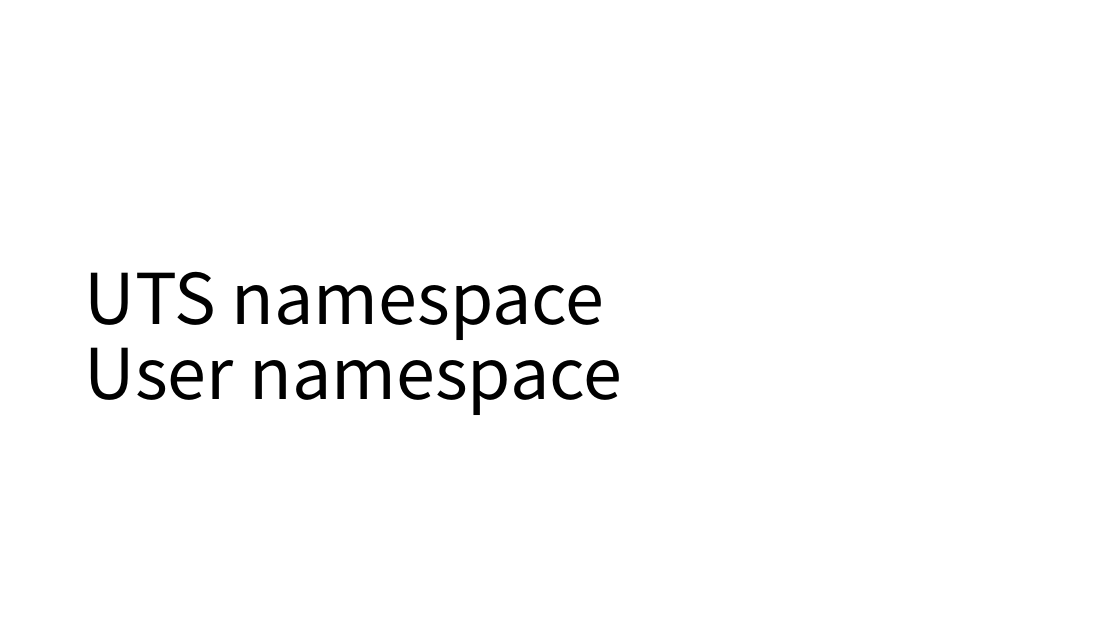
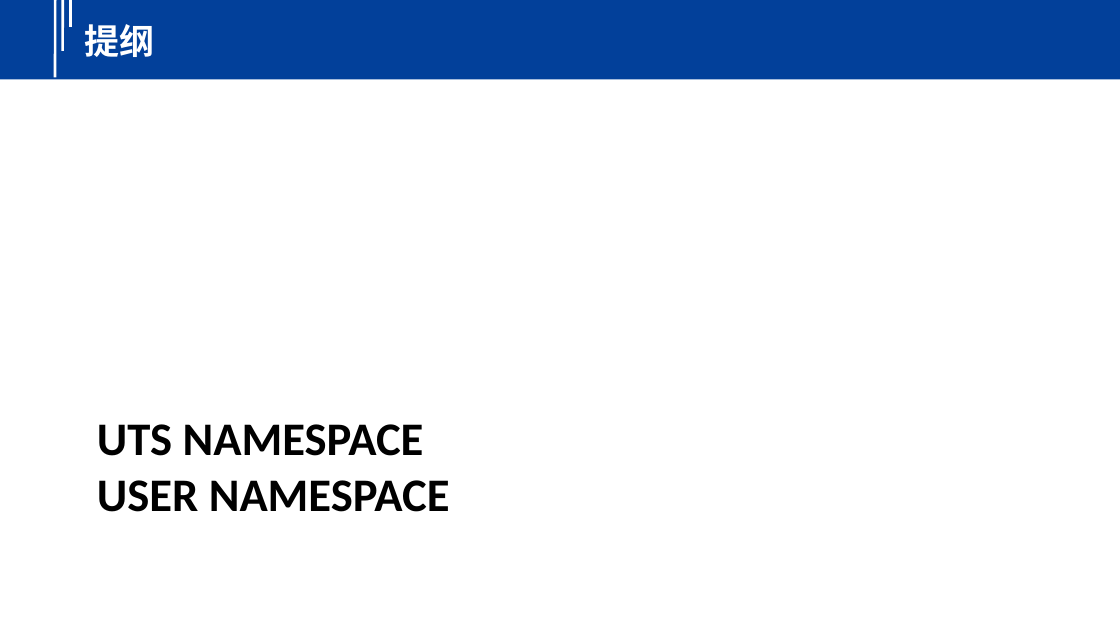
Before and after one commit to yindaheng98/Notebook, a slide deck: slide 12 of 学习笔记/Docker/Namespaces.pptx. Drawn at 1120x630 pixels with LibreOffice and Linux fonts; fonts in the diff are those of the drawing. Boxes give left, top, right and bottom in pixels: in the first picture for what was removed or moved away, otherwise in the second. Text is boxed around its words. In the diff, an @@ line names an element or a change of style, - is before the commit and + after.

```diff
--- a/学习笔记/Docker/Namespaces.pptx
+++ b/学习笔记/Docker/Namespaces.pptx
@@ rectangle added at (0,0,1120,79), fill #02409A @@
@@ line added from (55, 0) to (55, 77), #FFFFFF 2.25 pt @@
@@ line added from (63, 0) to (63, 51), #FFFFFF 2.25 pt @@
@@ line added from (71, 0) to (71, 28), #FFFFFF 2.25 pt @@
@@ text added at (84,24,154,57), 30 pt, text #FFFFFF, bold @@
+提纲
@@ title "UTS NAMESPACE USER NAMESPACE" at (97,424,450,512): vertical alignment bottom to top @@
@@ title at (97,424,450,512): text changed; size 60 to 40 pt; font Noto Sans CJK SC to Calibri; bold on @@
-UTS namespace
-User namespace
+UTS NAMESPACE
+USER NAMESPACE
```
Also in this commit, not shown: 18 other slides changed, 8 other files.
